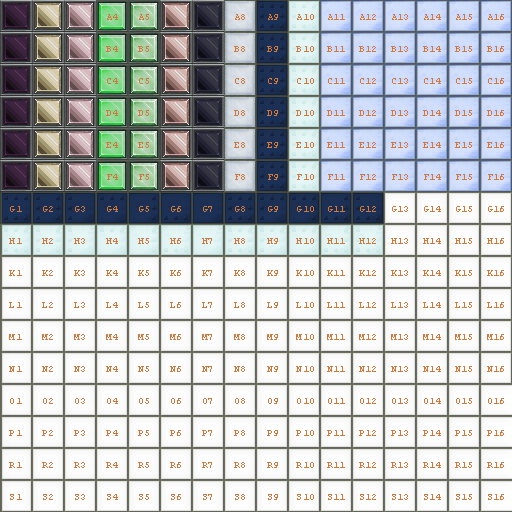
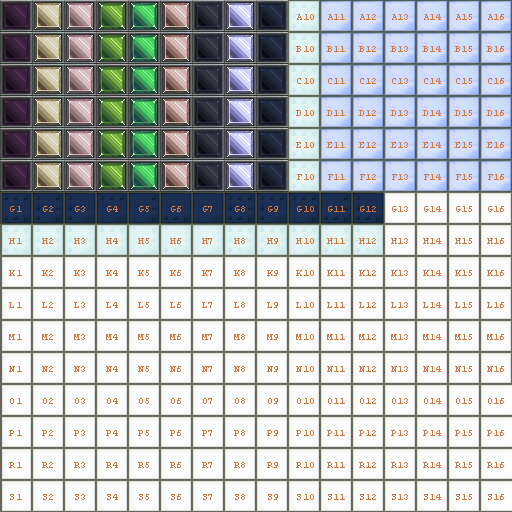
Layers edited between the first and the second (512, 512) image:
added layer "Layer 16" above "Layer 15" over bbox(224, 0, 256, 192)
added layer "Layer 15" above "Layer 13" over bbox(256, 0, 288, 192)
renamed "Layer 12" to "Layer 13", painted on it over bbox(96, 0, 160, 192)
